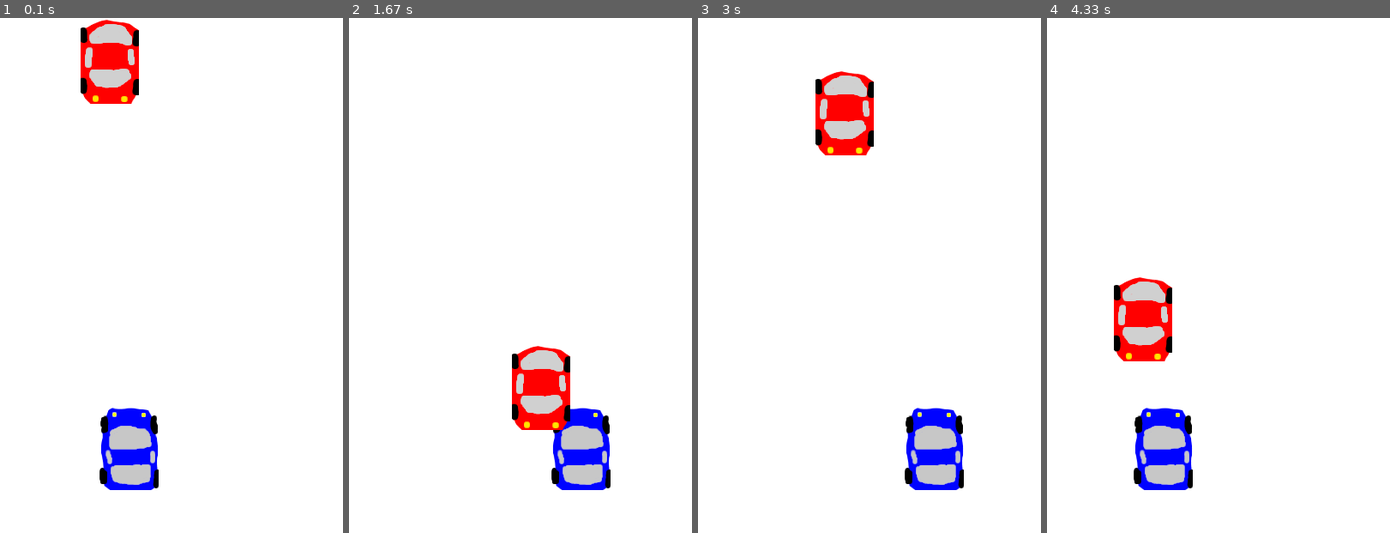
Above: before the commit, frames 1-4 (left to right).
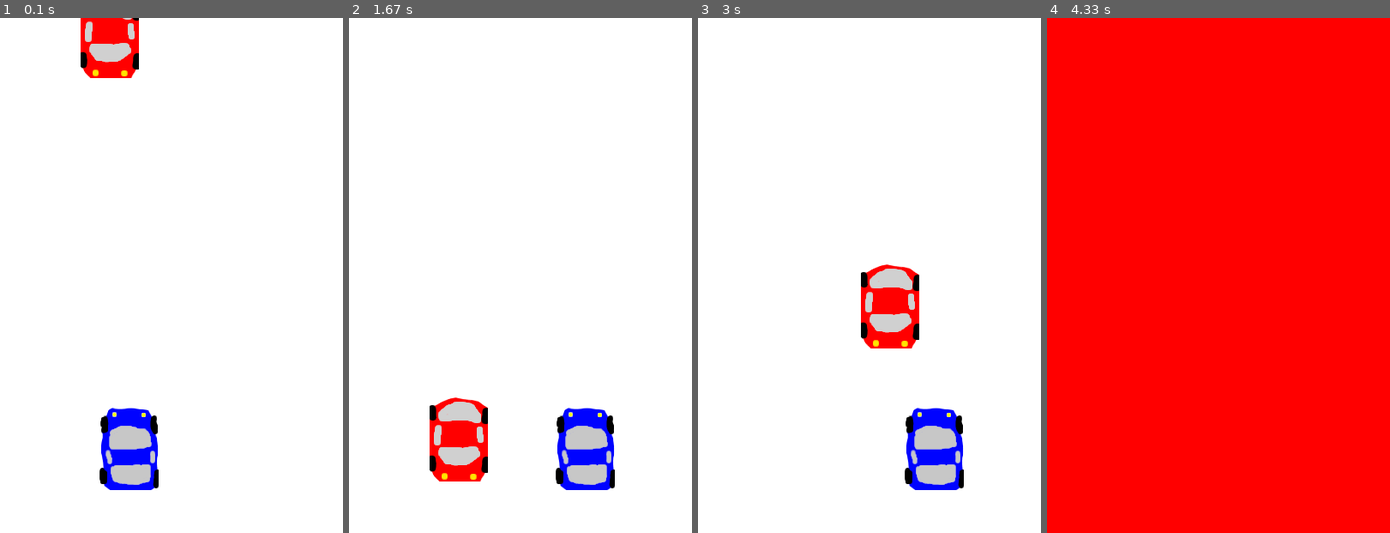
Above: after the commit, the same moments.

Repository: mnguyen4/learning-py-game
Game: pygame game, started from src/game-main-2.py
Same seed, same stepped clock (60 frames per second), same inputs: the game is played once before the commit and once after it.
Inputs:
- Up to frame 1 (0.1 s): no input
- Up to frame 2 (1.67 s): hold Right 0.33-0.8 s; hold Right 0.83-1.3 s; hold Left from 1.33 s (still down)
- Up to frame 3 (3 s): release Left at 1.87 s; hold Left 1.9-2.3 s; hold Right 2.33-2.97 s
- Up to frame 4 (4.33 s): hold Left 3-3.47 s

The runs differ from the first frame. In frame 1, 2.4% of the frame differs, in the area x 23-41%, y 0-17%; in frame 2, 6.2%; in frame 3, 5.2%; in frame 4, 99%, in the area x 0-100%, y 0-100%.

Commit message:
Speed increase logic and collision detection.

Diff:
--- a/src/characters.py
+++ b/src/characters.py
@@ -1,16 +1,20 @@
 import pygame, sys, random
 from pygame.locals import *
+
+SCREEN_WIDTH = 400
+SCREEN_HEIGHT = 600
+SPEED = 5
 
 class Enemy(pygame.sprite.Sprite):
     def __init__(self):
         super().__init__()
         self.image = pygame.image.load("resources/car2.png")
         self.surf = pygame.Surface((68, 100))
-        self.rect = self.surf.get_rect(center=(random.randint(40, 360), 0))
+        self.rect = self.surf.get_rect(center=(random.randint(40, SCREEN_WIDTH-40), 0))
 
     def move(self):
-        self.rect.move_ip(0, 10)
-        if (self.rect.bottom > 600):
+        self.rect.move_ip(0, SPEED)
+        if (self.rect.bottom > SCREEN_HEIGHT):
             self.rect.top = 0
             self.rect.center = (random.randint(30, 370), 0)
 
@@ -24,12 +28,12 @@
         self.surf = pygame.Surface((69, 100))
         self.rect = self.surf.get_rect(center=(150, 500))
 
-    def update(self):
+    def move(self):
         pressed_keys = pygame.key.get_pressed()
         if self.rect.left > 0:
             if pressed_keys[K_LEFT]:
                 self.rect.move_ip(-5, 0)
-        if self.rect.right < 400:
+        if self.rect.right < SCREEN_WIDTH:
             if pressed_keys[K_RIGHT]:
                 self.rect.move_ip(5, 0)
 
--- a/src/game-main-2.py
+++ b/src/game-main-2.py
@@ -1,7 +1,8 @@
 import pygame
 import sys
+import time
 from pygame.locals import *
-from characters import Enemy, Player
+from characters import *
 
 # initialization
 pygame.init()
@@ -12,22 +13,43 @@
 RED = (255, 0, 0)
 GREEN = (0, 255, 0)
 BLUE = (0, 0, 255)
-DISPLAY_SURF = pygame.display.set_mode((400, 600))
+#SCREEN_WIDTH, SCREEN_HEIGHT = getDimension()
+DISPLAY_SURF = pygame.display.set_mode((SCREEN_WIDTH, SCREEN_HEIGHT))
 DISPLAY_SURF.fill(WHITE)
 pygame.display.set_caption("The Game")
 # draw
 p1 = Player()
 e1 = Enemy()
+# sprite group
+enemies = pygame.sprite.Group()
+enemies.add(e1)
+all_sprites = pygame.sprite.Group()
+all_sprites.add(p1)
+all_sprites.add(e1)
+# user event
+INC_SPEED = pygame.USEREVENT + 1
+pygame.time.set_timer(INC_SPEED, 1000)
 
 while True:
-    p1.update()
-    e1.move()
     DISPLAY_SURF.fill(WHITE)
-    p1.draw(DISPLAY_SURF)
-    e1.draw(DISPLAY_SURF)
-    fps.tick(60)
-    pygame.display.update()
     for event in pygame.event.get():
+        if event.type == INC_SPEED:
+            print("Speed: ", SPEED)
+            SPEED += 5
         if event.type == QUIT:
             pygame.quit()
             sys.exit()
+    # move and redraw
+    for entity in all_sprites:
+        DISPLAY_SURF.blit(entity.image, entity.rect)
+        entity.move()
+    # collision detection
+    if pygame.sprite.spritecollideany(p1, enemies):
+        DISPLAY_SURF.fill(RED)
+        pygame.display.update()
+        for entity in all_sprites:
+            entity.kill()
+        time.sleep(2)
+
+    fps.tick(60)
+    pygame.display.update()
